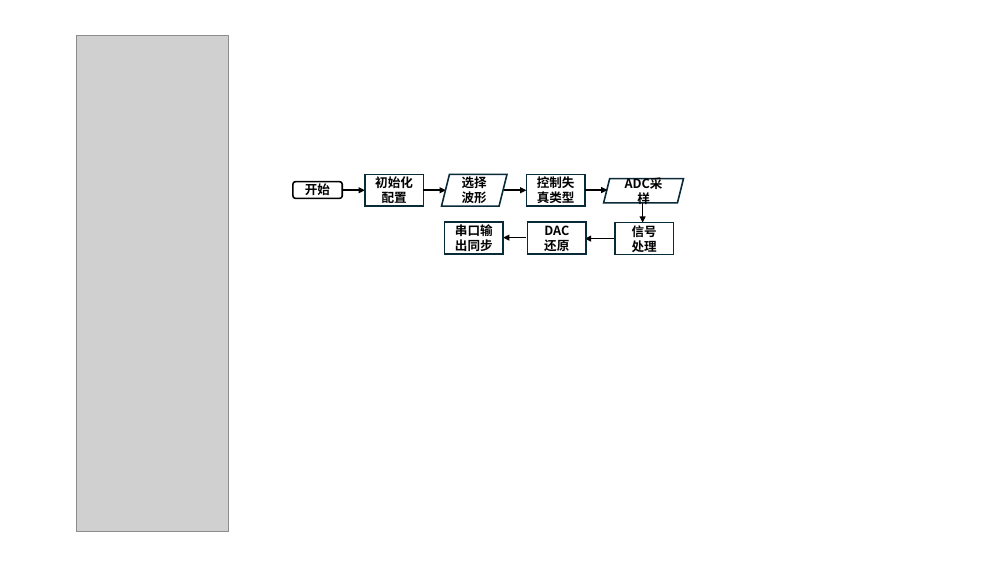
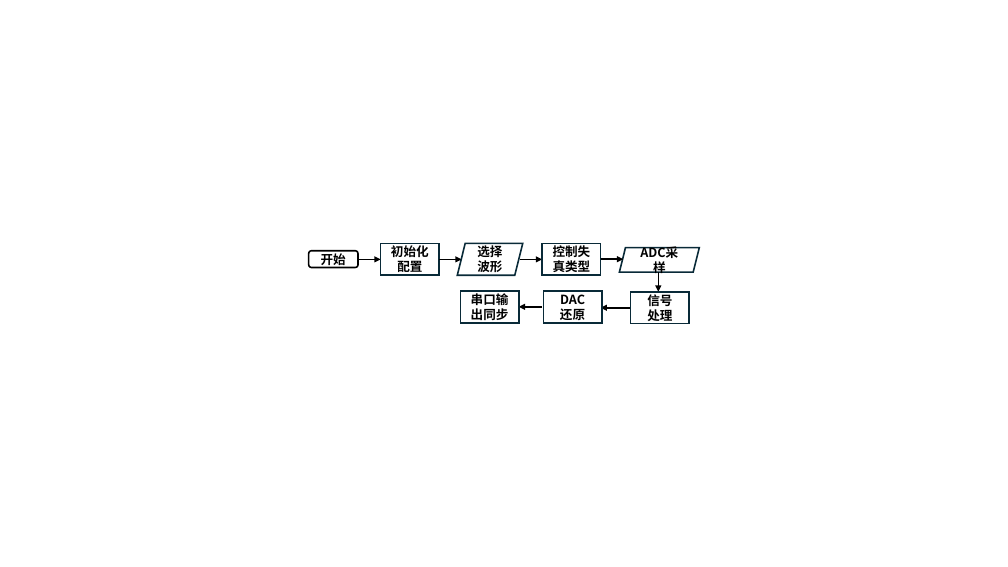
Before and after one commit to Rtwotwo/Micro-Development, a slide deck: slide 2 of assets/Screen_UI.pptx. Drawn at 1008x567 pixels with LibreOffice and Linux fonts; fonts in the diff are those of the drawing; grey boxes stand for pictures. Boxes give left, top, right and bottom in pixels: in the first picture for what was removed or moved away, otherwise in the second. Text is boxed around its words. In the diff, an @@ line names an element or a change of style, - is before the commit and + after.

```diff
--- a/assets/Screen_UI.pptx
+++ b/assets/Screen_UI.pptx
@@ picture removed at (77,36,228,532) @@
@@ 7 arrows, 5 rectangles, 2 parallelograms, 1 text, 1 rounded rectangle: place and size @@
-7 arrows, 5 rectangles, 2 parallelograms, 1 text, 1 rounded rectangle at (293,175,684,255)
+7 arrows, 5 rectangles, 2 parallelograms, 1 text, 1 rounded rectangle at (309,243,699,324)
```
Also in this commit, not shown: 1 other slide changed, 1 slide added, 11 other files.
